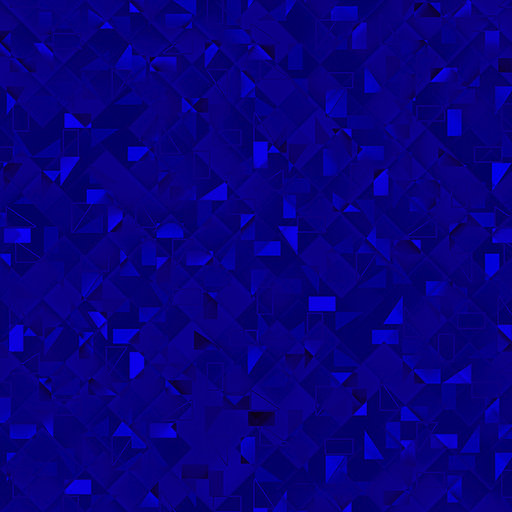
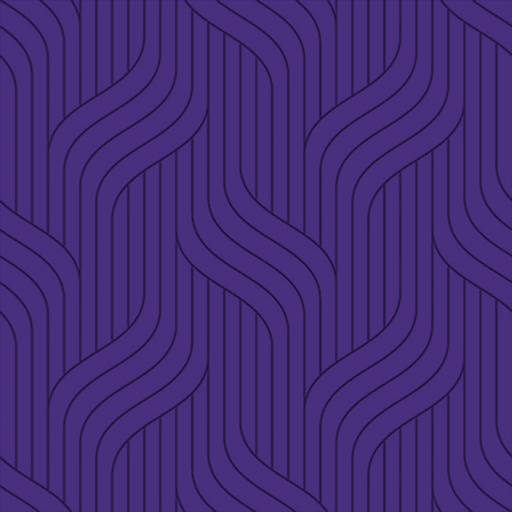
Layer changes from the first (512, 512) image to the second:
added layer "Слой 5" above "Слой 4" over [0, 0, 512, 512]
